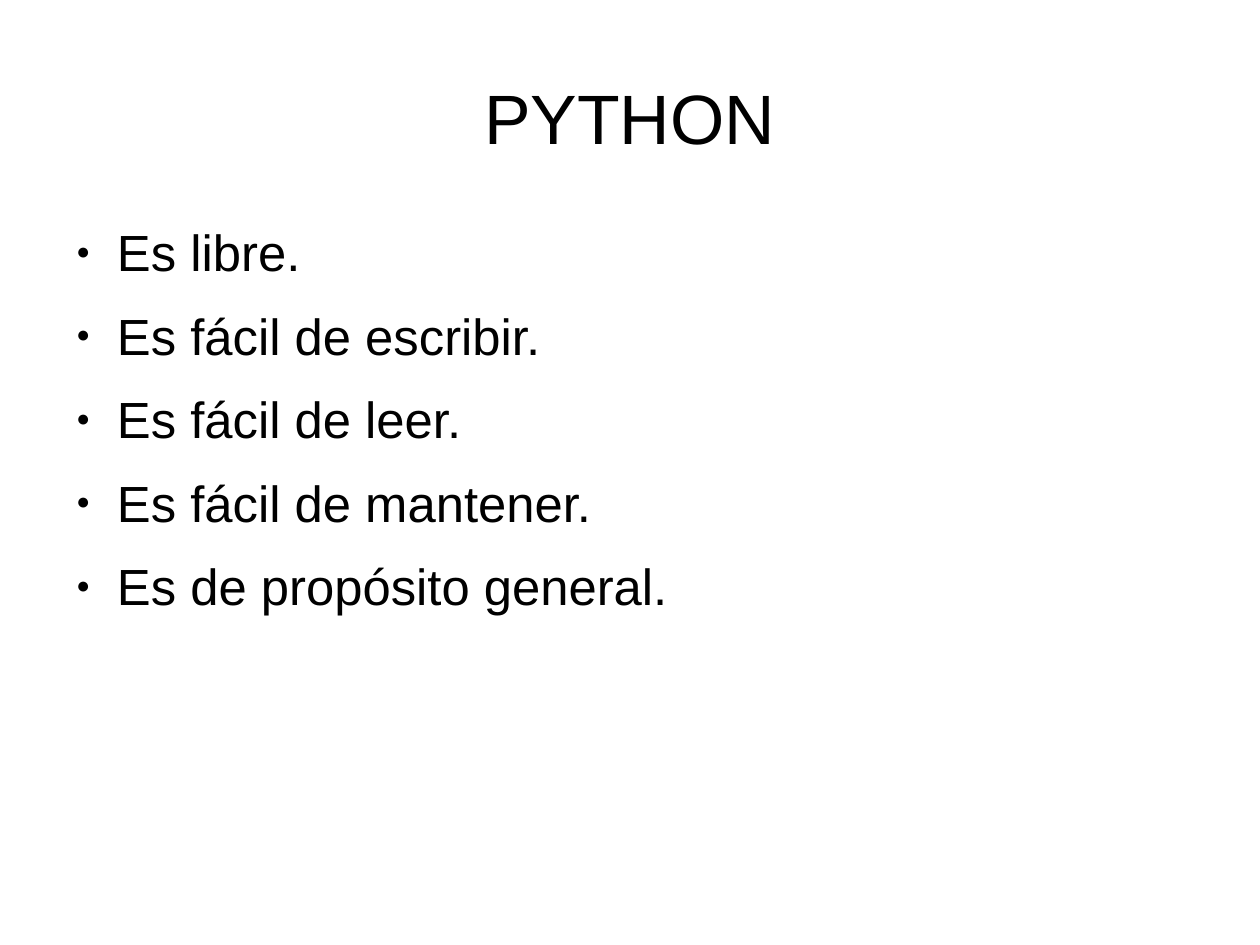
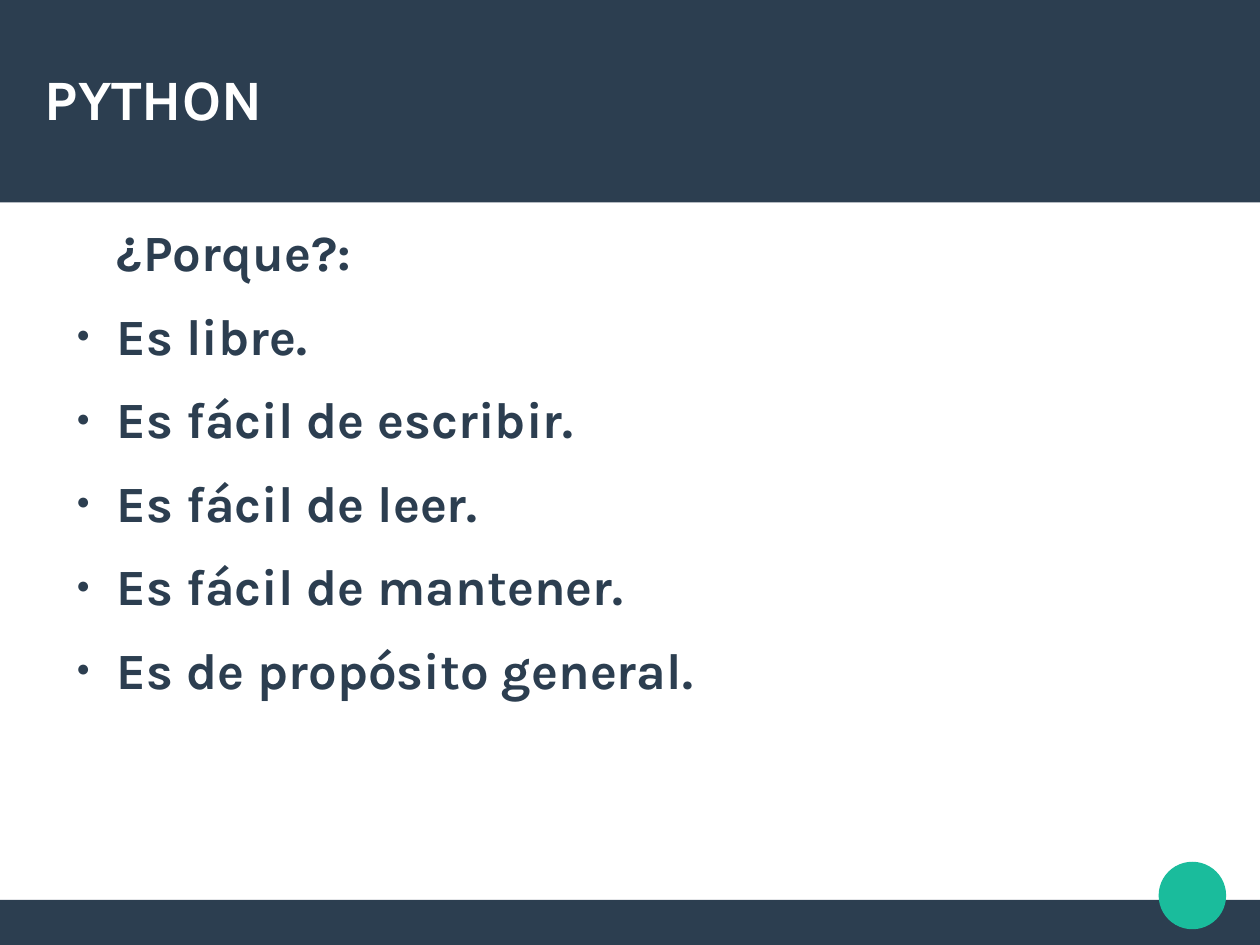
Before and after one commit to valentinbasel/escuela_del_futuro, a slide deck: slide 8 of clase1/mini_present.odp. Drawn at 1260x945 pixels with LibreOffice and Linux fonts; fonts in the diff are those of the drawing. Boxes give left, top, right and bottom in pixels: in the first picture for what was removed or moved away, otherwise in the second. Text is boxed around its words. In the diff, an @@ line names an element or a change of style, - is before the commit and + after.

```diff
--- a/clase1/mini_present.odp
+++ b/clase1/mini_present.odp
@@ rectangle added at (0, 0, 1260, 202), fill #2C3E50 @@
@@ title "PYTHON": place and size @@
-title "PYTHON" at (484, 95, 775, 145)
+title "PYTHON" at (45, 82, 262, 121)
@@ title "PYTHON" at (45, 82, 262, 121): size 44 to 36 pt, font Arial to Karla, text colour #000000 to #FFFFFF, bold on; alignment centre to left @@
@@ text at (117, 237, 351, 284): paragraph added @@
+¿Porque?:
@@ text at (117, 319, 693, 701): font Arial to Karla, text colour #000000 to #2C3E50, bold on in "Es libre.", "Es fácil de escribir.", "Es fácil de leer.", "Es fácil de mantener." and 1 more places; bullet colour #000000 to #2C3E50 @@
@@ ellipse added at (1159, 862, 1227, 930), fill #1ABC9C @@
@@ rectangle added at (0, 900, 1260, 944), fill #2C3E50 @@
```
Also in this commit, not shown: 8 other slides changed, 1 slide added, 1 slide removed, 2 other files.
